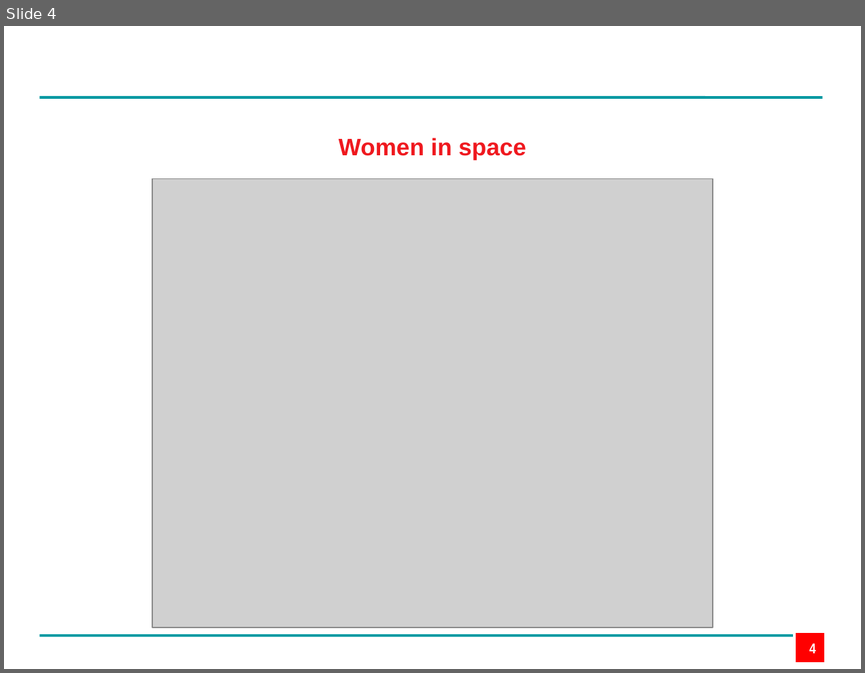
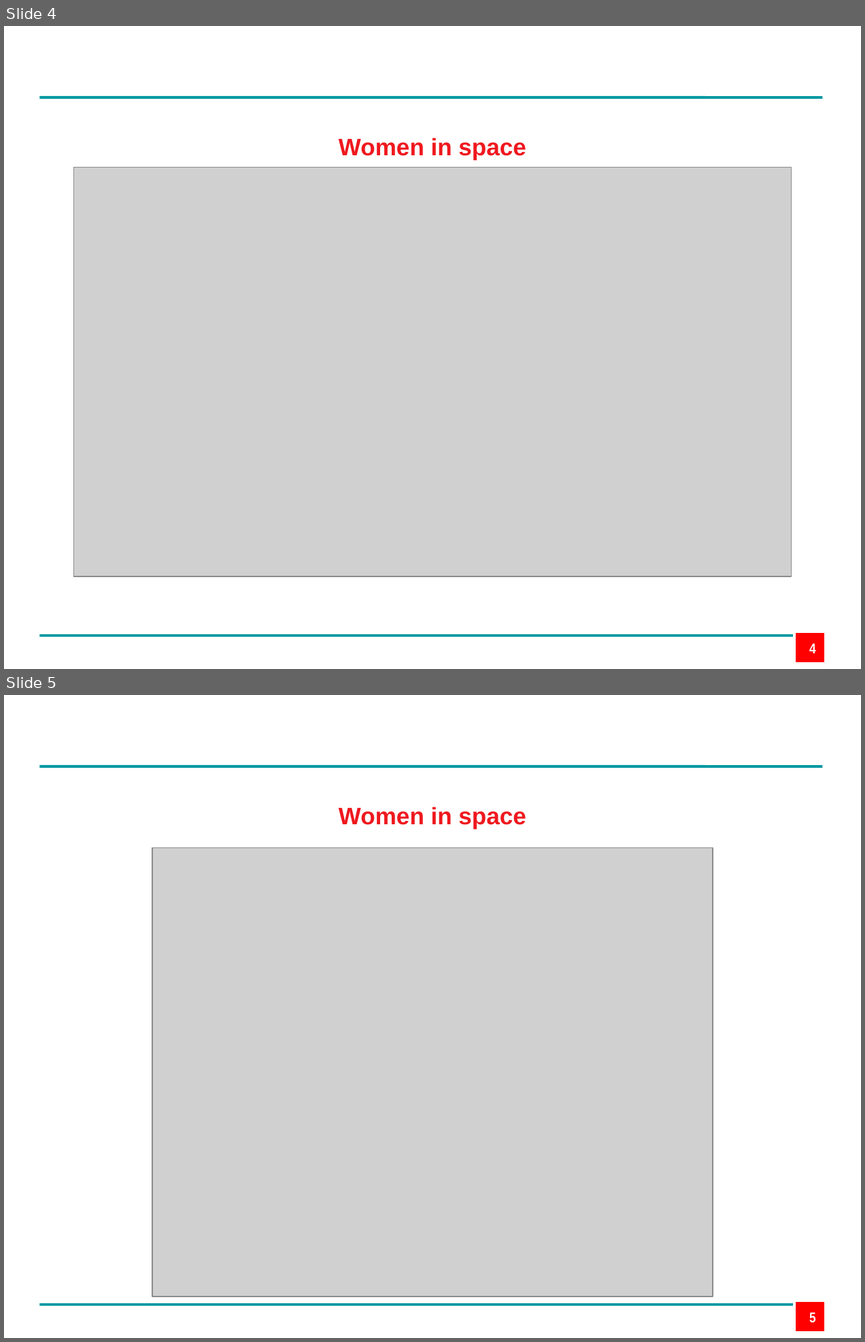
Before and after one commit to lawhitmi/DataVisProject, a slide deck: Ed_DatVis_Group_Project.pptx. Shown one above the other, each under a label of ours: slide 4 before the commit, slides 4 and 5 after it. The pictures are 865x673 and 865x1342 pixels, drawn with LibreOffice and Linux fonts; fonts in the diff are those of the drawing; grey boxes stand for pictures; background and template pictures are left out. Boxes give left, top, right and bottom in pixels: in the first picture for what was removed or moved away, otherwise in the second. Text is boxed around its words. In the diff, an @@ line names an element or a change of style, - is before the commit and + after.

Commit message:
changes ppt ed

```diff
--- a/Ed_DatVis_Group_Project.pptx
+++ b/Ed_DatVis_Group_Project.pptx
@@ slide 4 added at (4,26,861,669), background #FFFFFF; not listed: 3 template elements that a slide beside it also shows @@
@@ text added at (339,138,526,160), 20 pt, text #EF181E, bold @@
+Women in space
@@ picture added at (73,167,791,576) @@
@@ page number added at (809,643,816,653), 12 pt, text #FFFFFF, bold @@
+4
@@ what was slide 4 is now slide 5 @@
@@ page number at (809,1312,816,1323): text changed @@
-4
+5
```
Also in this commit, not shown: 1 other slide added, 1 other file.
